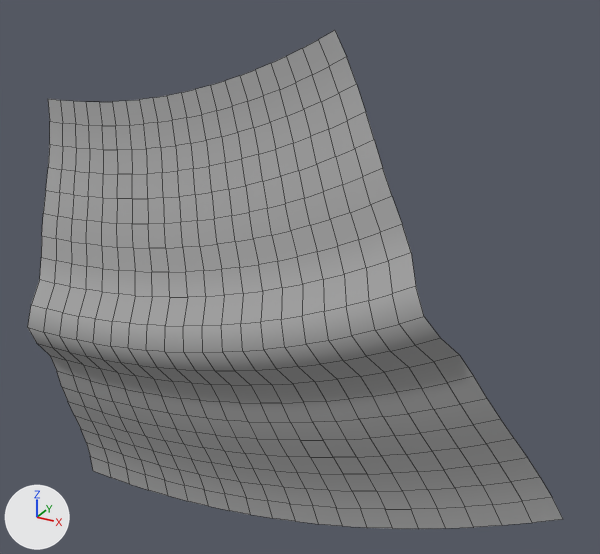
One commit to the FBX model Assets/Game/Art/FBX/river_elements/Destra_30_Gradi.fbx: the scene before it, then after it.
One viewpoint serves both versions: a 50 mm camera at (21.0, -30.3, 21.1) aimed at (2.9, 2.6, 4.6). Every picture has the same lights, and +X, +Y and +Z are marked at lower left. Mesh edges are drawn as thin lines.

Names of what the first picture shows: 'Destra_30_Gradi.001'.
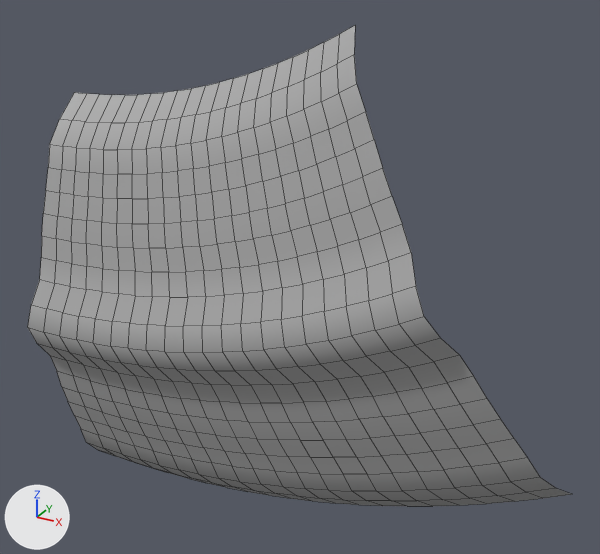
Scene script edits in JSON lines:
```json
{"block": "me_mesh", "where": "me_mesh.from_pydata(...)  # 441 vertices, 400 faces; spans x 0.0..28.9, y 0.0..3.6, z -12.0..16.5"}
{"block": "me_mesh", "where": "# used by ob_destra_30_gradi_001; location = (-12.0, -1.57, 0.0)"}
{"block": "me_mesh", "change": "me_mesh part 1: all 42 vertices in x 0.0..28.9, y 3.5..3.6, z -12.0..-3.2 are scaled about their middle by (1, 17.9, 1), then moved by (0.0, 1.4, 0.0)"}
{"block": "me_mesh", "change": "me_mesh part 2: all 42 vertices in x 0.0..17.5, y 3.5..3.6, z 10.8..16.5 are scaled about their middle by (1, 17.9, 1), then moved by (0.0, 1.4, 0.0)"}
```

Boxes (x1, y1, x2, y2) around the edits, measured in the pictures (600 x 554 px; the box of a moved part takes in the faces that stretch with it):
```json
{"object": "Destra_30_Gradi.001", "change": "reshaped", "before": [28, 30, 563, 529], "after": [28, 26, 572, 506]}
{"part": 1, "of": "me_mesh", "change": "moved or reshaped", "before": [86, 442, 563, 529], "after": [88, 443, 572, 506]}
{"part": 2, "of": "me_mesh", "change": "moved or reshaped", "before": [48, 30, 356, 150], "after": [50, 26, 357, 150]}
```
